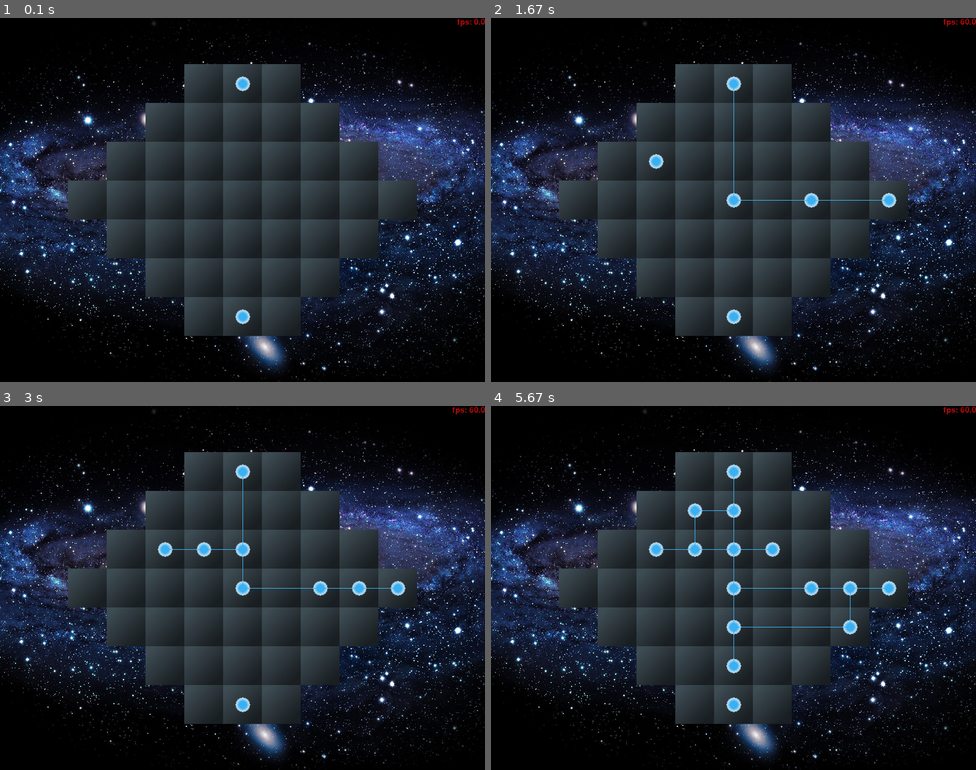
Above: before the commit, frames 1-4 (two rows, left to right).
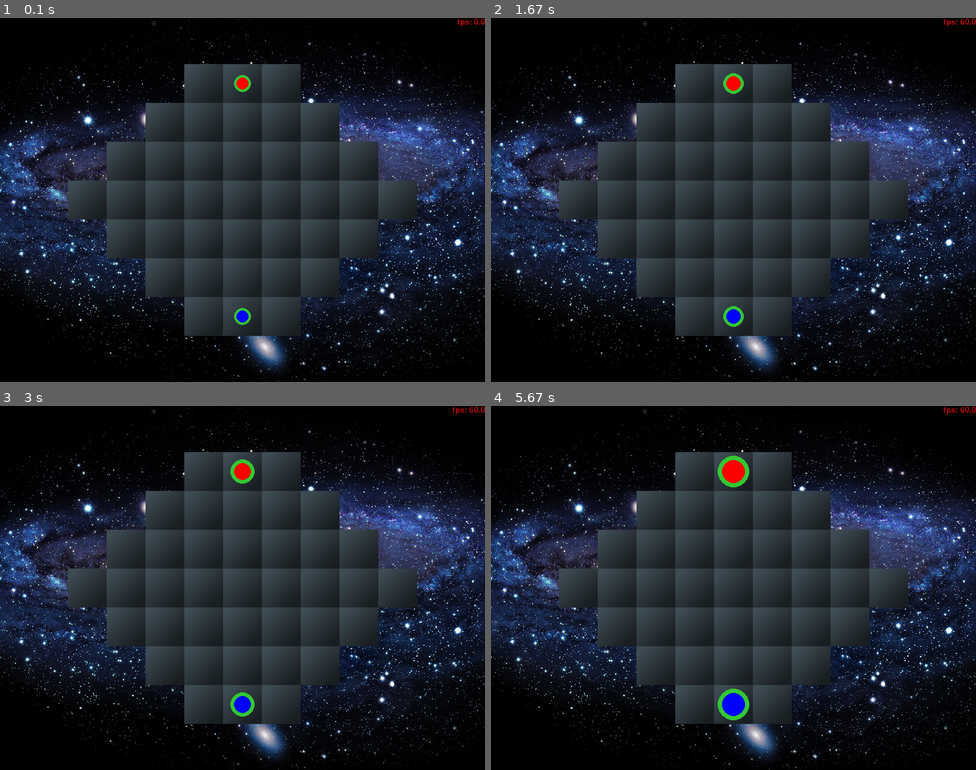
Above: after the commit, the same moments.

Repository: five-elephants/a_game
Game: pygame game, started from a_game.py
The game is run twice, just before and just after one commit, with the same random seed, the same clock (stepped at 60 frames per second) and the same inputs. The source is Python 2; it was converted automatically to run under Python 3.
Inputs (mouse positions are in pixels of both pictures, inside the frame that each line leads up to):
- Up to frame 1 (0.1 s): no input
- Up to frame 2 (1.67 s): click (733, 200) at 0.38 s; press the mouse at (733, 200) at 0.7 s; move the mouse to (704, 185) at 0.8 s; release the mouse at (675, 174) at 0.93 s; click (888, 203) at 1.05 s; press the mouse at (888, 203) at 1.37 s; move the mouse to (840, 196) at 1.47 s; release the mouse at (796, 192) at 1.6 s
- Up to frame 3 (3 s): click (198, 537) at 1.72 s; click (358, 569) at 2.05 s; press the mouse at (358, 569) at 2.37 s; move the mouse to (305, 558) at 2.47 s; release the mouse at (247, 551) at 2.6 s
- Up to frame 4 (5.67 s): press the mouse at (849, 569) at 3.27 s; move the mouse to (801, 529) at 3.37 s; release the mouse at (752, 493) at 3.5 s; click (869, 624) at 4.18 s; click (704, 515) at 4.52 s; click (762, 544) at 4.85 s; click (748, 668) at 5.18 s; click (743, 642) at 5.52 s

The runs differ from the first frame. In frame 1, 0.2% of the frame differs, in the area x 48-52%, y 15-85%; in frame 2, 0.8%; in frame 3, 1.3%; in frame 4, 2.3%, in the area x 32-84%, y 13-87%.

Commit message:
Debug two-player mode, dynamics

Diff:
--- a/a_game.py
+++ b/a_game.py
@@ -8,6 +8,9 @@
 
 
 class Main:
+  CLICK_IDLE = 0
+  CLICK_ED = 1
+
   def __init__(self, screen_size=(800, 600)):
     if not pygame.font:
       print "Error: no fonts"
@@ -18,6 +21,9 @@
       return
 
     pygame.init()
+
+    self.debug_mode = True
+    self.click_state = self.CLICK_IDLE
 
     self.screen_size = screen_size
     self.clock = pygame.time.Clock()
@@ -35,7 +41,7 @@
     self.grids = []
     for player_i, startpoint in enumerate(self.map.map_file.startpoints):
       self.grids.append(Grid(player_i, self.screen.get_rect(),
-          self.map.ij2xy_c(startpoint),
+          startpoint,
           self.map))
       self.map.take_tile(startpoint, player_i)
     self.user_grid = self.grids[0]
@@ -48,37 +54,69 @@
     frame.right = self.screen.get_width()
     self.screen.blit(surf, frame)
 
-  def left_click(self, pos):
-    print "left click at %s" % (str(pos))
+  def left_click(self, pos, player=0):
     ij = self.map.get_index_by_coords(pos)
+    print "left click at %s, tile: %s" % (str(pos), str(ij))
     if self.map.is_tile_enabled(ij):
-      if not self.map.is_tile_owned(ij):
-        print "growing grid to tile %s" % (str(ij))
-        self.user_grid.grow(ij)
+      if self.click_state == self.CLICK_IDLE:
+        if not self.map.is_tile_owned(ij, player):
+          print "Error: first select one of your tiles"
+        else:
+          self.click_state = self.CLICK_ED
+          self.sel_a = ij
+      elif self.click_state == self.CLICK_ED:
+        if not self.map.is_tile_owned(ij):
+          print "growing grid to tile %s" % (str(ij))
+          self.grids[player].grow(ij, connect_in=self.sel_a)
+        elif self.map.is_tile_owned(ij, player):
+          self.grids[player].connect(self.sel_a, ij)
+        else:
+          print "attack TODO"
+
+        self.click_state = self.CLICK_IDLE
+
+  def game_over(self):
+    self.map.draw(self.screen)
+    for grid in self.grids:
+      grid.draw(self.screen)
+
+    shade = pygame.Surface(self.screen_size)
+    shade.fill(pygame.Color(128,128,128,255))
+    self.screen.blit(shade, shade.get_rect(), special_flags=BLEND_SUB)
+
+    msg = res.resources.big_font.render("GAME OVER!", 1, (250, 10, 10))
+    frame = msg.get_rect(center=self.screen.get_rect().center)
+    self.screen.blit(msg, frame)
+    pygame.display.flip()
 
   def main(self):
     while True:
-      self.clock.tick(60)
+      dt = self.clock.tick(60) / 1000.0
       for event in pygame.event.get():
         if event.type == QUIT:
           return
         elif event.type == KEYDOWN and event.key == K_ESCAPE:
           return
-        elif event.type == MOUSEBUTTONUP:
+        elif event.type == MOUSEBUTTONUP and event.button == 1:
           self.left_click(event.pos)
+        elif self.debug_mode and event.type == MOUSEBUTTONUP and event.button == 3:
+          self.left_click(event.pos, player=1)
 
       self.screen.blit(res.resources.background, (0,0))
 
-      self.map.update()
-      for grid in self.grids:
-        grid.update()
+      if not self.user_grid.game_over:
+        self.map.update(dt)
+        for grid in self.grids:
+          grid.update(dt)
 
-      self.map.draw(self.screen)
-      for grid in self.grids:
-        grid.draw(self.screen)
+        self.map.draw(self.screen)
+        for grid in self.grids:
+          grid.draw(self.screen)
 
-      self.show_fps()
-      pygame.display.flip()
+        self.show_fps()
+        pygame.display.flip()
+      else:
+        self.game_over()
 
 
 if __name__ == '__main__':
--- a/grid.py
+++ b/grid.py
@@ -1,21 +1,54 @@
+from itertools import ifilterfalse, ifilter, imap
 import pygame
 from pygame.locals import *
 import resources as res
+import rules
 
 class Point(pygame.sprite.Sprite):
-  def __init__(self, pos=(0,0)):
+  def __init__(self, init_val, owner, pos=(0,0)):
     pygame.sprite.Sprite.__init__(self)
 
-    self.image = res.resources.point
+    #self.image = res.resources.point
+    self.image = pygame.Surface((64, 64))
+    self.image.fill(res.resources.colorkey)
+    self.image.set_colorkey(res.resources.colorkey)
     self.rect = self.image.get_rect()
     self.rect.center = pos
 
-  def update(self):
-    pass
+    self.owner = owner
+    self.value = init_val
+    self.kill_me = False
+
+  def update(self, dt):
+    state = rules.rules.get_point_state(self.value)
+
+    if state == 1:
+      self.value += rules.rules.growth_rate * dt
+      self.value = min(rules.rules.value_max, self.value)
+    elif state == 0:
+      self.value -= rules.rules.shrink_rate * dt
+      self.value = max(rules.rules.value_min, self.value)
+
+    if self.value <= rules.rules.kill_value:
+      self.kill_me = True
+
+    self.image.fill(res.resources.colorkey)
+
+    ## halo
+    pygame.draw.circle(self.image,
+        res.resources.point_halo_colors[state],
+        self.image.get_rect().center,
+        max(int(self.value * (self.image.get_width()/2 - 4)), 10))
+
+    ## player color mark
+    pygame.draw.circle(self.image,
+        res.resources.player_colors[self.owner],
+        self.image.get_rect().center,
+        int(self.value * (self.image.get_width()/2 - 12)))
 
 
 class Connection(pygame.sprite.Sprite):
-  def __init__(self, xy_a, xy_b):
+  def __init__(self, owner, xy_a, xy_b, pt_in, pt_out):
     pygame.sprite.Sprite.__init__(self)
 
     #self.rect = pygame.Rect(
@@ -23,6 +56,10 @@
         #abs(xy_a[0] - xy_b[0])+40, abs(xy_a[1] - xy_b[1])+40
     #)
     #print "Connection rect: %s" % (self.rect)
+
+    self.owner = owner
+    self.point_in = pt_in
+    self.point_out = pt_out
 
     self.image = pygame.Surface(
         (abs(xy_a[0] - xy_b[0]) + 20, abs(xy_a[1] - xy_b[1])+20)
@@ -35,10 +72,23 @@
     self.color = pygame.Color(58, 176, 242, 255)
     a = (xy_a[0] - self.rect.left, xy_a[1] - self.rect.top)
     b = (xy_b[0] - self.rect.left, xy_b[1] - self.rect.top)
+    pygame.draw.line(self.image,
+        res.resources.player_colors[self.owner],
+        a, b, 4)
     pygame.draw.aaline(self.image, self.color, a, b, 0)
+    pygame.draw.circle(self.image, self.color, b, 5)
 
-  def update(self):
-    pass
+    self.timer = 0.0
+
+  def update(self, dt):
+    self.timer += dt
+    if self.timer > rules.rules.transport_interval:
+      if rules.rules.get_point_state(self.point_in.value) >= rules.rules.POINT_STATE_GROWING:
+        self.point_in.value -= rules.rules.transport_value
+        self.point_out.value += rules.rules.transport_value
+        self.point_in.value = max(rules.rules.value_min, self.point_in.value)
+        self.point_out.value = min(rules.rules.value_max, self.point_out.value)
+      self.timer = 0.0
 
 
 class Grid(pygame.sprite.Group):
@@ -50,32 +100,86 @@
     self.map = the_map
 
     ## starting point in grid ##
-    self.points = [
-        Point(startpoint)
-    ]
-    self.add(self.points[0])
+    sp = Point(rules.rules.source_thresh, player, the_map.ij2xy_c(startpoint))
+    self.points = {
+        startpoint: sp
+    }
+    self.add(sp)
 
     self.connections = []
+    self.game_over = False
 
-  def grow(self, ij):
-    pt = Point(self.map.ij2xy_c(ij))
-    self.points.append(pt)
+  def grow(self, ij, connect_in=None):
+    pt = Point(rules.rules.new_point_val, self.player, self.map.ij2xy_c(ij))
+    self.points[ij] = pt
     self.add(pt)
     self.map.take_tile(ij, self.player)
 
-    for di,dj in [ (0,-1), (0,1), (-1,0), (1,0) ]:
-      i = ij[0] + di
-      j = ij[1] + dj
+    if connect_in == None:
+      for di,dj in [ (0,-1), (0,1), (-1,0), (1,0) ]:
+        i = ij[0] + di
+        j = ij[1] + dj
 
-      while( i >= 0 and i < self.map.map_file.outer_size[0]
-          and j >= 0 and j < self.map.map_file.outer_size[1]
-          and not self.map.is_tile_owned((i,j)) ):
-        print "testing %d,%d" % (i,j)
-        i += di
-        j += dj
+        while( i >= 0 and i < self.map.map_file.outer_size[0]
+            and j >= 0 and j < self.map.map_file.outer_size[1]
+            and not self.map.is_tile_owned((i,j)) ):
+          print "testing %d,%d" % (i,j)
+          i += di
+          j += dj
 
-      if self.map.is_tile_owned((i,j), self.player):
-        con = Connection(self.map.ij2xy_c(ij), self.map.ij2xy_c((i,j)))
-        self.connections.append(con)
-        self.add(con)
-        print "adding connection at %d,%d" % (i,j)
+        if self.map.is_tile_owned((i,j), self.player):
+          con = Connection(
+              self.player,
+              self.map.ij2xy_c((i,j)),
+              self.map.ij2xy_c(ij),
+              self.points[(i,j)],
+              pt)
+          self.connections.append(con)
+          self.add(con)
+          print "adding connection at %d,%d" % (i,j)
+    else:
+      con = Connection(
+          self.player,
+          self.map.ij2xy_c(connect_in),
+          self.map.ij2xy_c(ij),
+          self.points[connect_in],
+          self.points[ij])
+      self.connections.append(con)
+      self.add(con)
+      print "adding connection at %d,%d" % (connect_in[0], connect_in[1])
+
+  def connect(self, ij_in, ij_out):
+    con = Connection(
+        self.player,
+        self.map.ij2xy_c(ij_in),
+        self.map.ij2xy_c(ij_out),
+        self.points[ij_in],
+        self.points[ij_out])
+    self.connections.append(con)
+    self.add(con)
+    print "adding connection from %d,%d to %d,%d" % (
+        ij_in[0], ij_in[1], ij_out[0], ij_out[1]
+    )
+
+  def update(self, *args):
+    pygame.sprite.Group.update(self, *args)
+
+    to_kill = []
+    for ij, pt in self.points.iteritems():
+      if pt.kill_me:
+        to_kill.append(ij)
+        pt.kill() # remove from sprite groups
+        self.map.map_file.outer[ij[0]][ij[1]].pop('owner')
+
+        ## remove any connections from and to this point ##
+        filter = lambda c: c.point_in == pt or c.point_out == pt
+        cons_to_rm = ifilter(filter, self.connections)
+        print map(lambda c: c.kill(), cons_to_rm)
+        self.connections[:] = list(ifilterfalse(filter, self.connections))
+
+    for ij in to_kill:
+      self.points.pop(ij)
+      print "killing %s" % (str(ij))
+
+    if len(self.points) == 0:
+      self.game_over = True
--- a/map.py
+++ b/map.py
@@ -10,10 +10,6 @@
     self.image = res.resources.tile
     self.rect = self.image.get_rect()
     self.rect.center = pos
-
-  def update(self):
-    pass
-
 
 
 class Map(pygame.sprite.Group):
@@ -71,8 +67,8 @@
     return i, j
 
   def is_tile_enabled(self, ij):
-    if( ij[0] > 0 and ij[0] < len(self.map_file.outer)
-        and ij[1] > 0 and ij[1] < len(self.map_file.outer[ij[0]]) ):
+    if( ij[0] >= 0 and ij[0] < len(self.map_file.outer)
+        and ij[1] >= 0 and ij[1] < len(self.map_file.outer[ij[0]]) ):
       return self.map_file.outer[ij[0]][ij[1]].has_key('enabled')
     else:
       return False
--- a/resources.py
+++ b/resources.py
@@ -18,11 +18,21 @@
 
 class Resources:
   def __init__(self, data_dir, screen_size):
-    self.colorkey = pygame.Color(0, 255, 0, 255)
-
     ## fonts ##
     self.std_font = pygame.font.Font(None, 20)
     self.big_font = pygame.font.Font(None, 50)
+
+    ## colors ##
+    self.colorkey = pygame.Color(0, 255, 0, 255)
+    self.player_colors = [
+        pygame.Color(255, 0,   0, 255),
+        pygame.Color(  0, 0, 255, 255),
+    ]
+    self.point_halo_colors = [
+        pygame.Color( 50,  50, 200, 128),
+        pygame.Color( 50, 200,  50, 128),
+        pygame.Color(200, 200, 200, 128),
+    ]
 
     ## images ##
     #self.background = pygame.Surface(screen_size)
--- /dev/null
+++ b/rules.py
@@ -0,0 +1,25 @@
+
+class Rules:
+  POINT_STATE_SHRINKING = 0
+  POINT_STATE_GROWING = 1
+  POINT_STATE_MAX = 2
+
+  def __init__(self):
+    self.source_thresh = 0.5
+    self.growth_rate = 0.08
+    self.shrink_rate = 0.01
+    self.value_max = 1.0
+    self.value_min = 0.05
+    self.kill_value = 0.05
+    self.new_point_val = 0.2
+    self.transport_interval = 1.2
+    self.transport_value = 0.07
+
+  def get_point_state(self, value):
+    if value < self.source_thresh: state = 0
+    elif value < self.value_max: state = 1
+    else: state = 2
+
+    return state
+
+rules = Rules()
